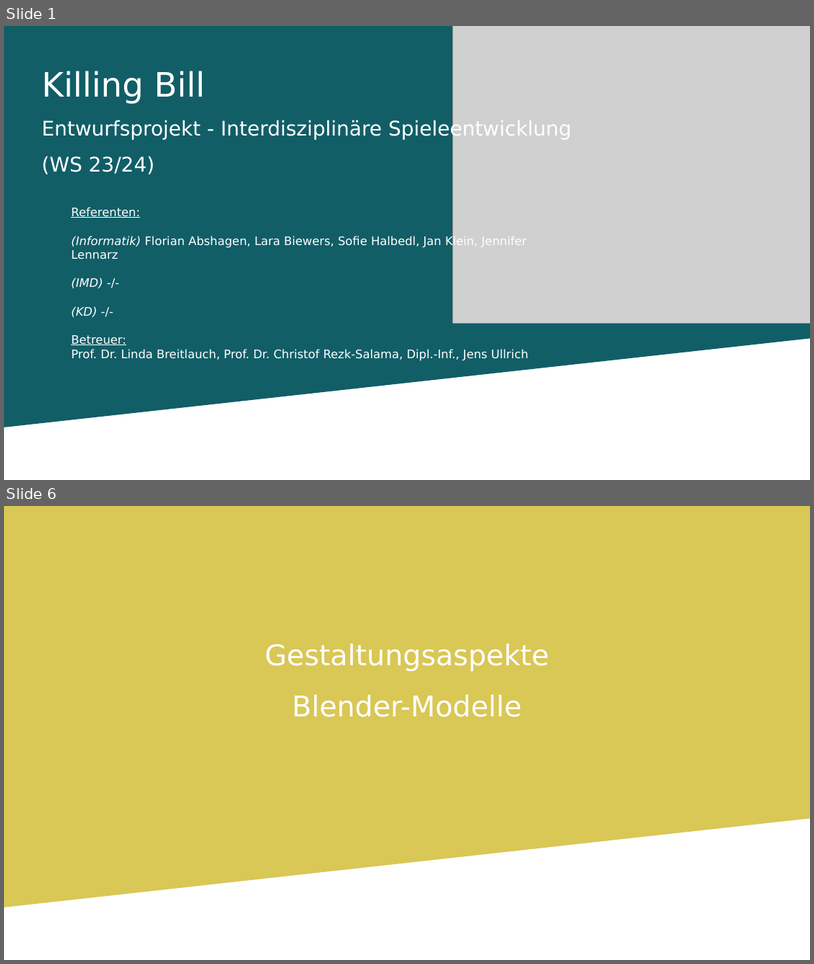
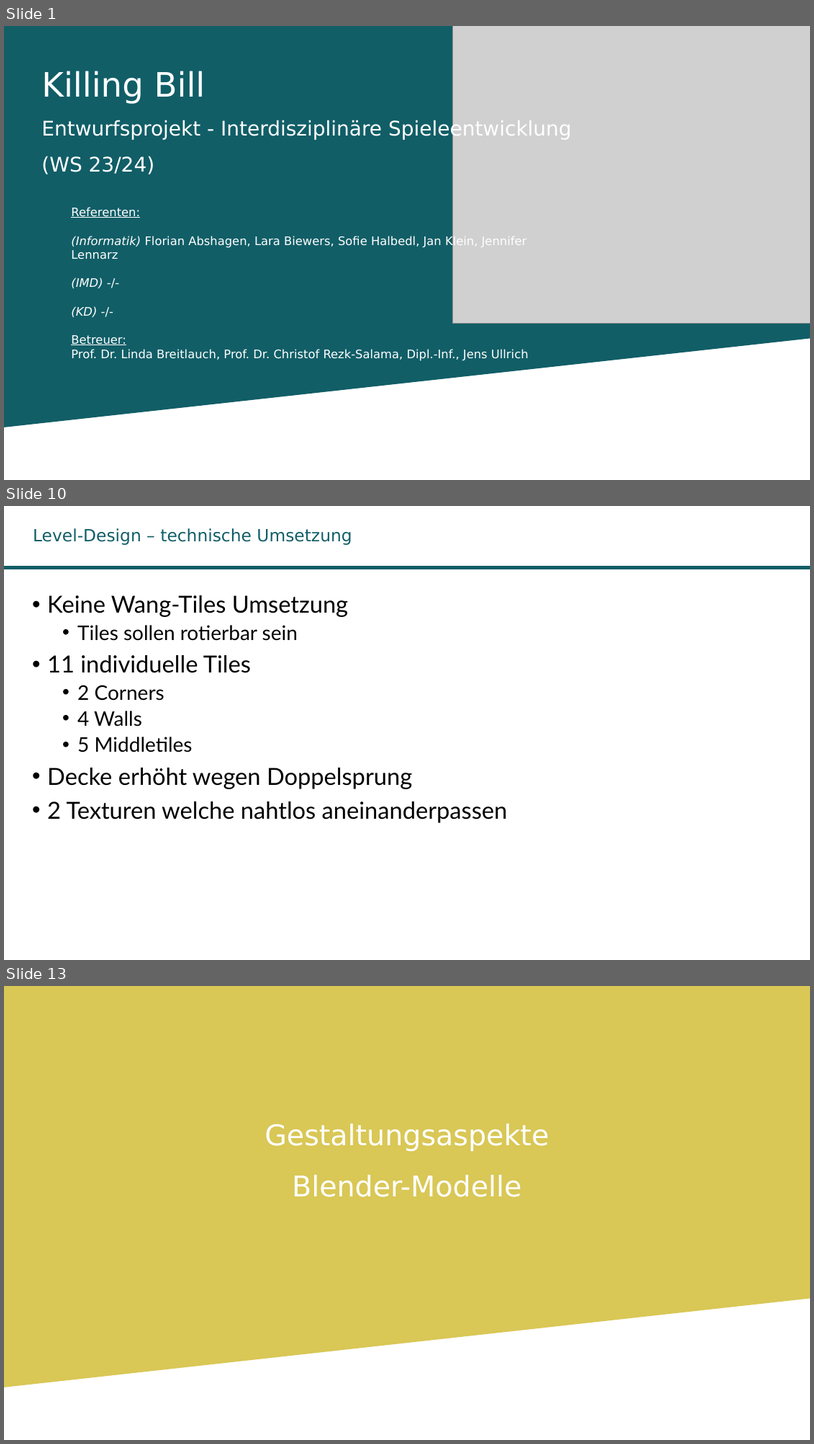
Before and after one commit to LaraBiewers/Teamprojekt_GameDev, a slide deck: Abschlusspraesentation.odp. Shown one above the other, each under a label of ours: slides 1 and 6 before the commit, slides 1, 10 and 13 after it; the slides between them are not shown. The pictures are 814x964 and 814x1444 pixels, drawn with LibreOffice and Linux fonts; fonts in the diff are those of the drawing; grey boxes stand for pictures; background and template pictures are left out. Boxes give left, top, right and bottom in pixels: in the first picture for what was removed or moved away, otherwise in the second. Text is boxed around its words. In the diff, an @@ line names an element or a change of style, - is before the commit and + after.

```diff
--- a/Abschlusspraesentation.odp
+++ b/Abschlusspraesentation.odp
@@ slide 10 added at <box>4,506,810,960</box>, background #FFFFFF @@
@@ title added at <box>33,528,352,545</box>, 20 pt, text #115E67 @@
+Level-Design – technische Umsetzung
@@ freeform shape added at <box>4,565,810,569</box>, fill #115E67 @@
@@ text added at <box>47,595,508,823</box>, 28 pt, text #000000 @@
+• Keine Wang-Tiles Umsetzung
+  • Tiles sollen rotierbar sein
+• 11 individuelle Tiles
+  • 2 Corners
+  • 4 Walls
+  • 5 Middletiles
+• Decke erhöht wegen Doppelsprung
+• 2 Texturen welche nahtlos aneinanderpassen
@@ what was slide 6 is now slide 13 @@
```
Also in this commit, not shown: 7 slides changed, 9 other slides added, 3 slides removed.
